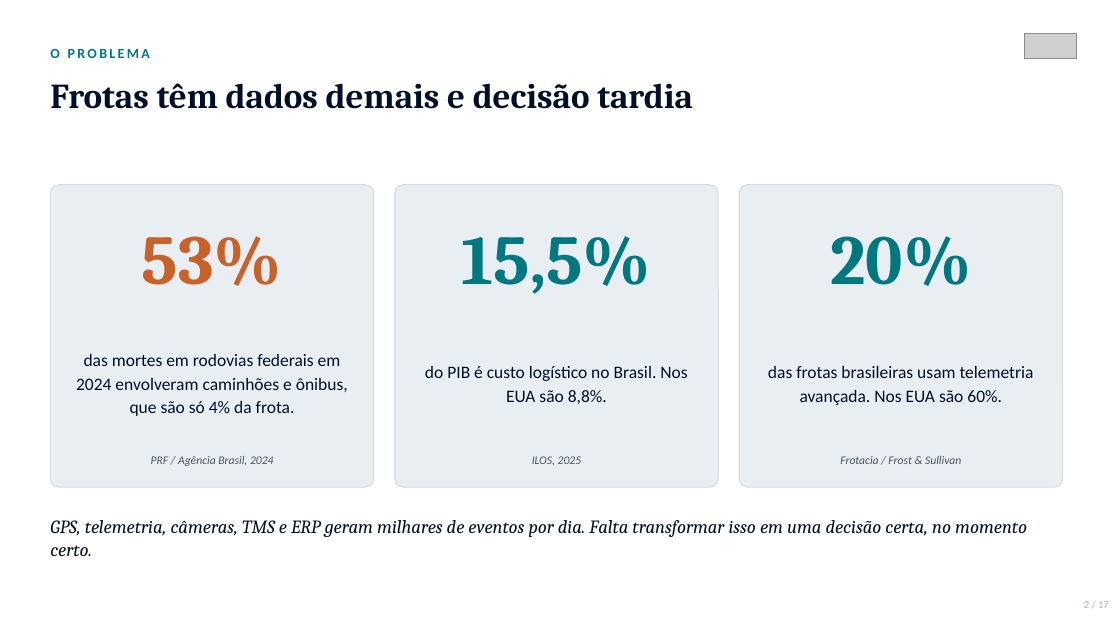
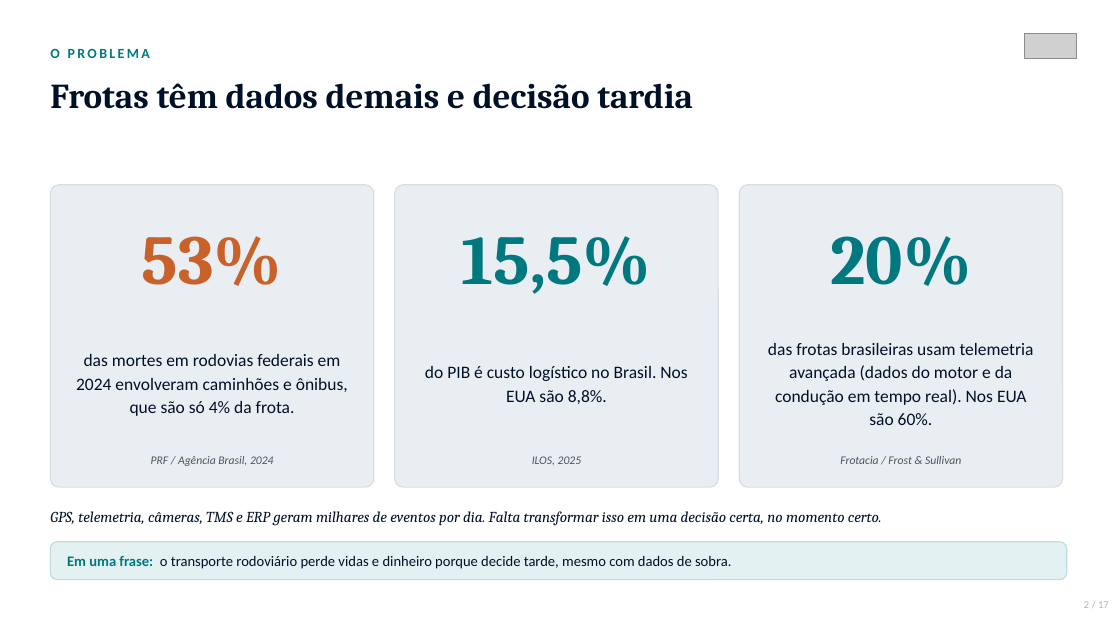
Before and after one commit to phdandrade-pixel/fleetmind-ai, a slide deck: slide 2 of pitch/FleetMind_AI_Apresentacao_Executiva.pptx. Drawn at 1120x630 pixels with LibreOffice and Linux fonts; fonts in the diff are those of the drawing; grey boxes stand for pictures. Boxes give left, top, right and bottom in pixels: in the first picture for what was removed or moved away, otherwise in the second. Text is boxed around its words. In the diff, an @@ line names an element or a change of style, - is before the commit and + after.

```diff
--- a/pitch/FleetMind_AI_Apresentacao_Executiva.pptx
+++ b/pitch/FleetMind_AI_Apresentacao_Executiva.pptx
@@ text at [768, 343, 1034, 425]: text changed @@
-das frotas brasileiras usam telemetria avançada. Nos EUA são 60%.
+das frotas brasileiras usam telemetria avançada (dados do motor e da condução em tempo real). Nos EUA são 60%.
@@ text "GPS, telemetria, câmeras, TMS e ...": place and size @@
-text "GPS, telemetria, câmeras, TMS e ..." at [50, 520, 1027, 556]
+text "GPS, telemetria, câmeras, TMS e ..." at [50, 511, 882, 526]
@@ text "GPS, telemetria, câmeras, TMS e ..." at [50, 511, 882, 526]: size 16 to 13 pt @@
@@ rounded rectangle added at [50, 542, 1067, 580], fill #E3F1F2, outline #BFDCDF 1 pt @@
@@ text added at [67, 556, 731, 569], 12.5 pt, text #001028 @@
+Em uma frase: o transporte rodoviário perde vidas e dinheiro porque decide tarde, mesmo com dados de sobra.
```
Also in this commit, not shown: 14 other slides changed, 1 other file.
